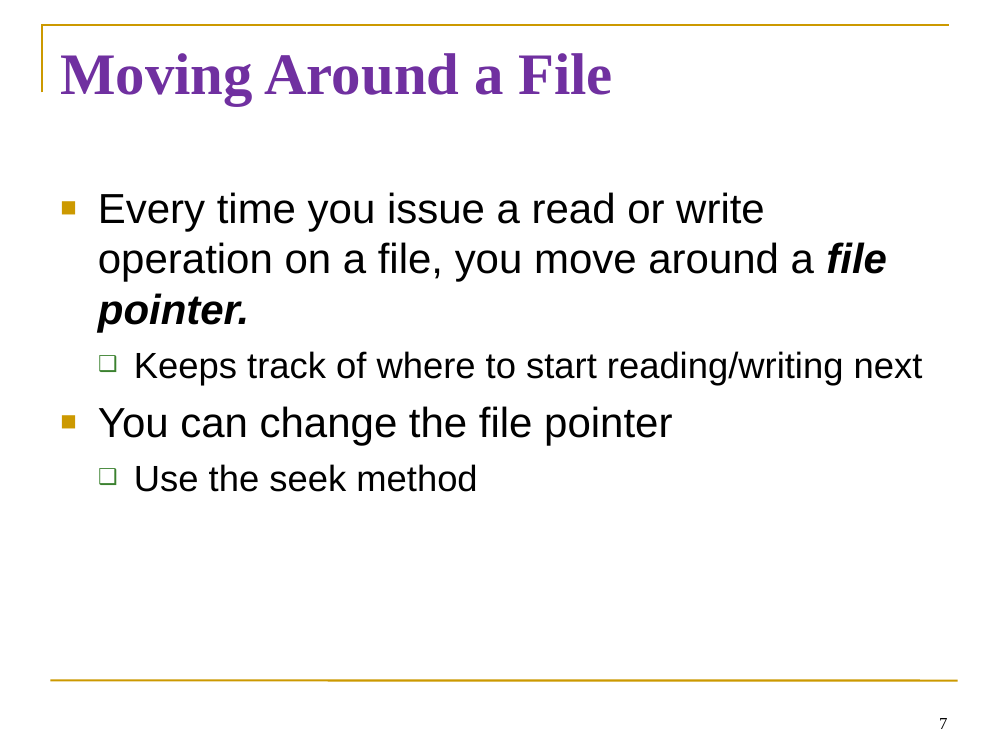
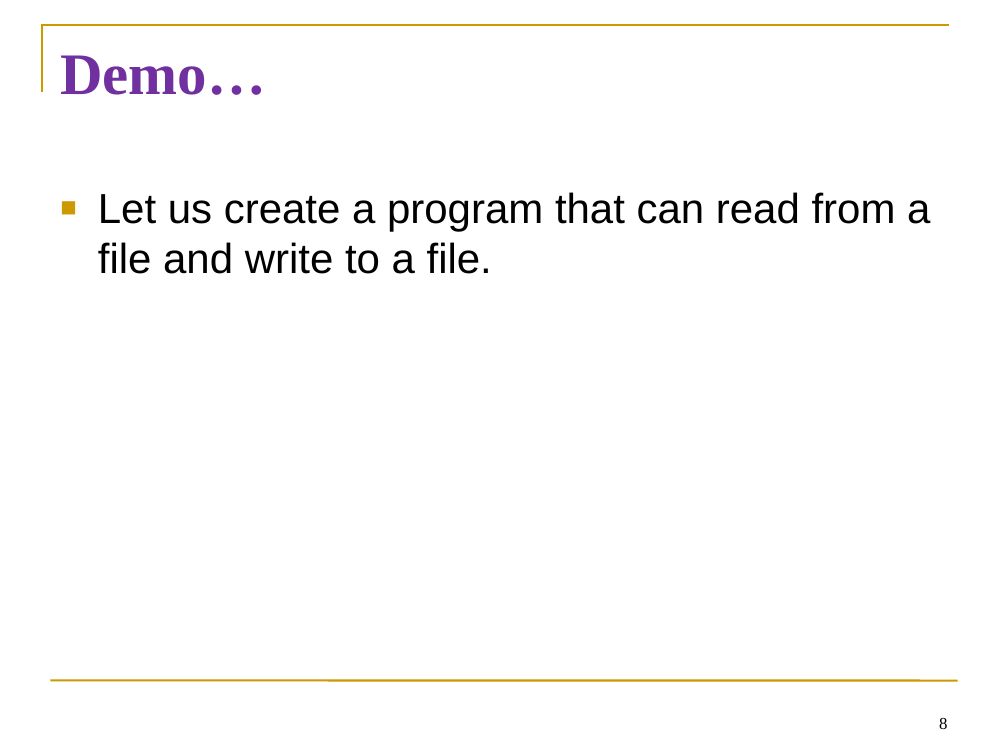
Before and after one commit to diesburg/teaching-intro-to-python-fall-2024, a slide deck: slide 8 of sessions/s22/s22.ppt (slide 7 before the commit). Drawn at 1008x756 pixels with LibreOffice and Linux fonts; fonts in the diff are those of the drawing. Boxes give left, top, right and bottom in pixels: in the first picture for what was removed or moved away, otherwise in the second. Text is boxed around its words. In the diff, an @@ line names an element or a change of style, - is before the commit and + after.

```diff
--- a/sessions/s22/s22.ppt
+++ b/sessions/s22/s22.ppt
@@ title at bbox=[60, 55, 266, 95]: text changed @@
-Moving Around a File
+Demo…
@@ text at bbox=[98, 192, 930, 274]: text changed @@
-■ Every time you issue a read or write operation on a file, you move around a file pointer.
-  ❑ Keeps track of where to start reading/writing next
-■ You can change the file pointer
-  ❑ Use the seek method
+■ Let us create a program that can read from a file and write to a file.
@@ page number at bbox=[939, 718, 947, 729]: text changed @@
-7
+8
```
Also in this commit, not shown: 3 other slides changed, 2 slides added, 3 slides removed, 4 other files.
